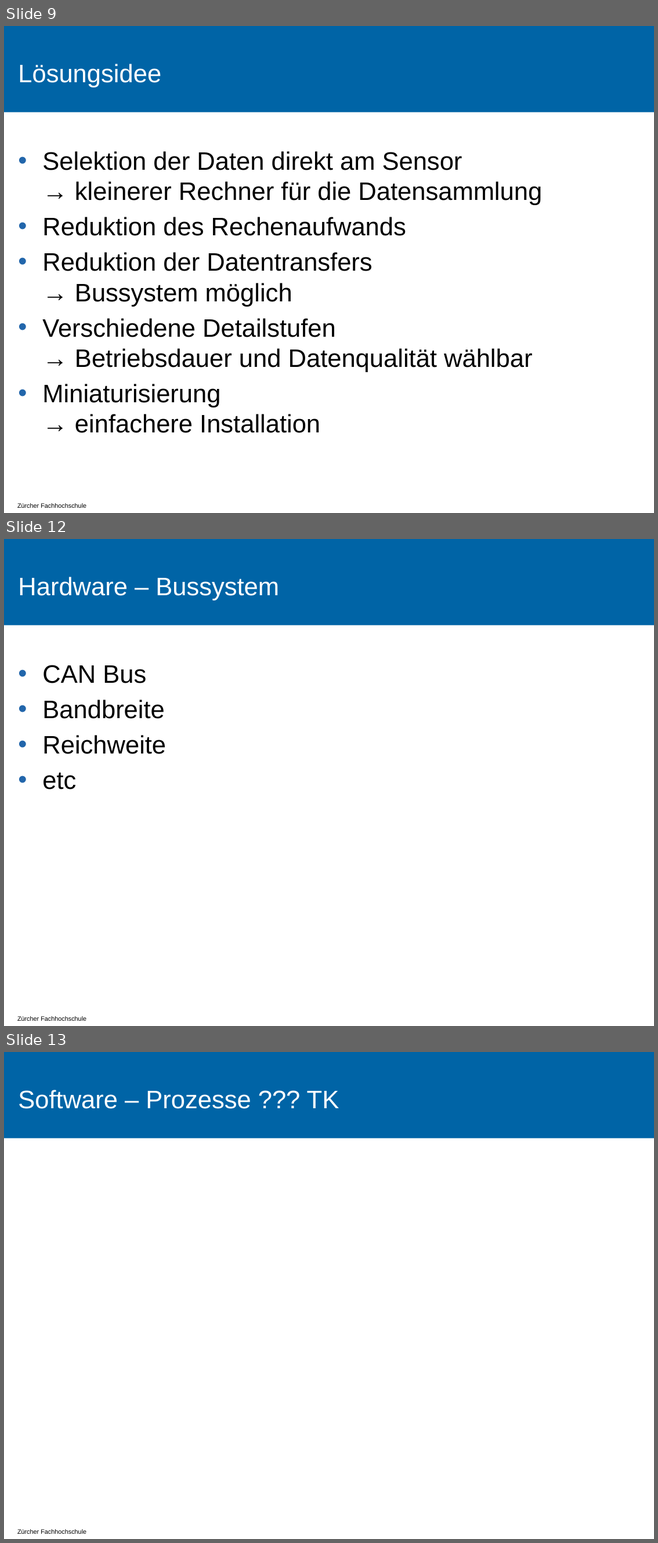
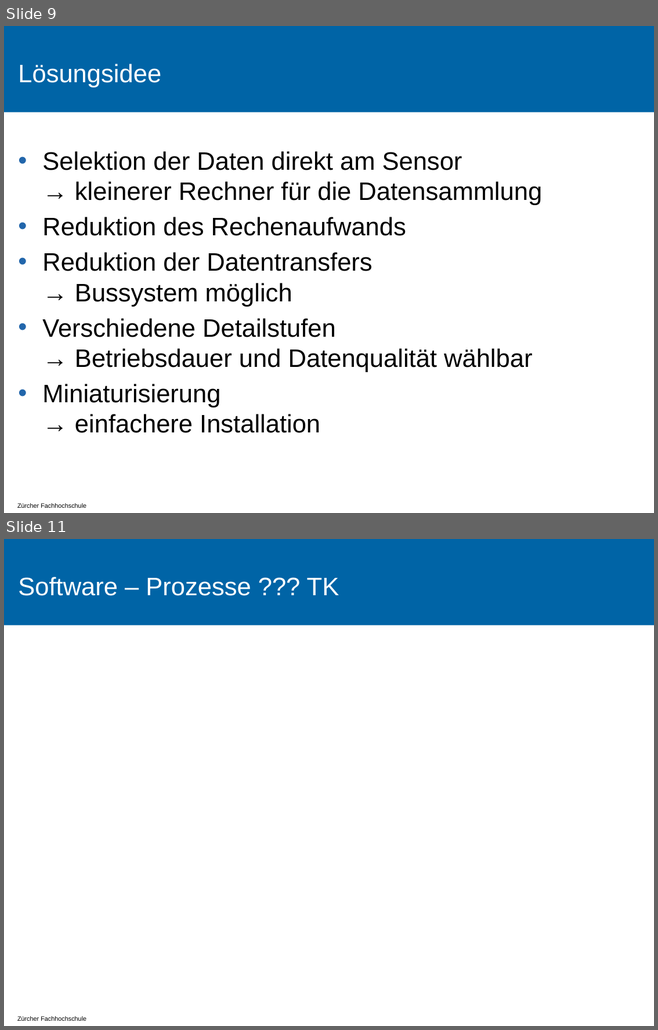
Before and after one commit to tokeller/WeKeBA, a slide deck: 9001_Praesentation/Praesentation.pptx. Shown one above the other, each under a label of ours: slides 9, 12 and 13 before the commit, slides 9 and 11 after it; the slides between them are not shown. The pictures are 658x1543 and 658x1030 pixels, drawn with LibreOffice and Linux fonts; fonts in the diff are those of the drawing; background and template pictures are left out. Boxes give left, top, right and bottom in pixels: in the first picture for what was removed or moved away, otherwise in the second. Text is boxed around its words. In the diff, an @@ line names an element or a change of style, - is before the commit and + after.

```diff
--- a/9001_Praesentation/Praesentation.pptx
+++ b/9001_Praesentation/Praesentation.pptx
@@ slide 12 removed at box(4, 539, 654, 1026), background #FFFFFF; not listed: 2 template elements that a slide beside it also shows @@
@@ title removed at box(18, 577, 279, 600) @@
-Hardware – Bussystem
@@ text removed at box(42, 665, 166, 790) @@
-• CAN Bus
-• Bandbreite
-• Reichweite
-• etc
@@ what was slide 13 is now slide 11 @@
```
Also in this commit, not shown: 13 slides changed, 1 slide added, 1 other slide removed, 3 other files.
